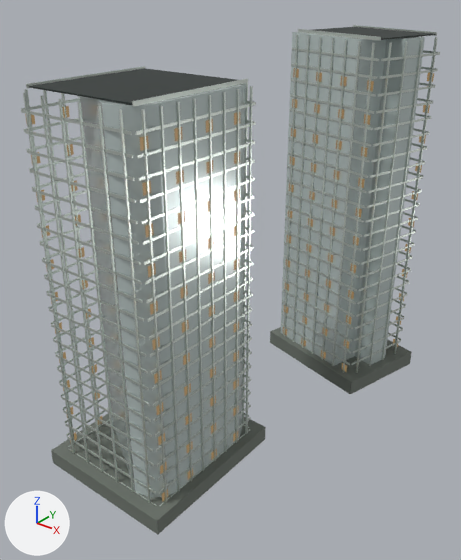
A saved change to the Blender file landmarks/assets/cr-neighbours.blend.
The view is the same before and after, from a 50 mm camera at (139.0, -198.0, 176.0) aimed at (-6.0, -17.0, 64.0). The axes (+X, +Y, +Z) are drawn at lower left. The lights are the same throughout. The picture after the commit comes second.

The first picture shows 'envelope', 'fins', 'floor_bands', 'night_windows', 'parapet', 'podium', 'roof_deck'.
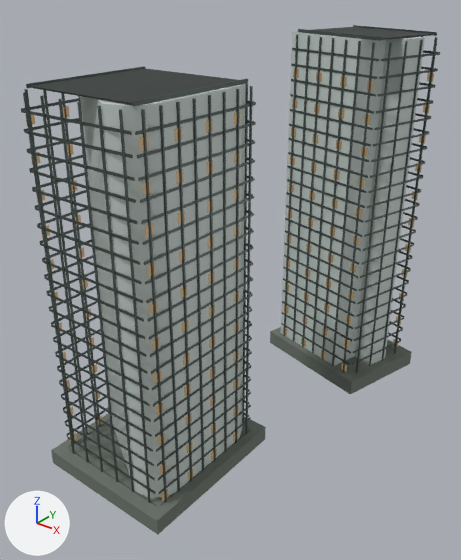
What the commit changed:
In material 'glass' (mat_glass), metallic goes from 0.22 to 0.04.
In material 'glass' (mat_glass), roughness goes from 0.16 to 0.58.
Material 'metal' (mat_metal) changes colour from light grey #d5ddd6 to dark grey #4a5552; in linear values from (0.665, 0.723, 0.672) to (0.0685, 0.0908, 0.0844).
In material 'metal' (mat_metal), roughness goes from 0.28 to 0.48.

Location of each change, [x1, y1, x2, y2] in pixels of the pictures (461 x 560 px):
'envelope', surface changed
    both: [80, 32, 425, 498]
'fins', recoloured, surface changed
    both: [23, 34, 438, 503]
'floor_bands', recoloured, surface changed
    both: [21, 48, 440, 506]
'parapet', recoloured, surface changed
    both: [26, 25, 437, 107]
